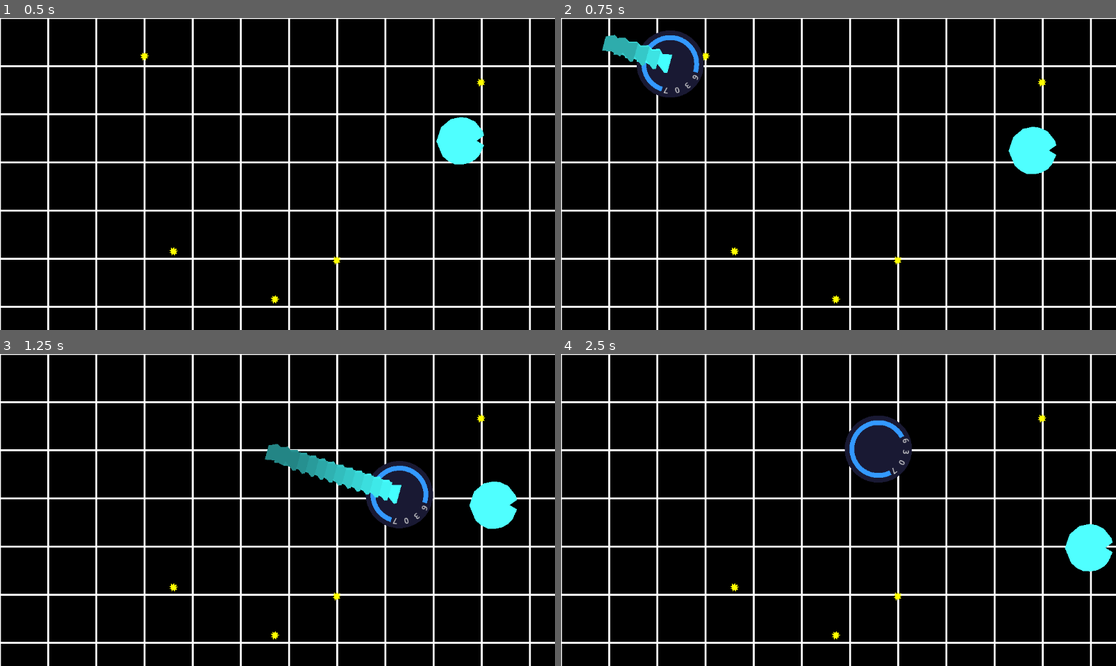
Above: before the commit, frames 1-4 (two rows, left to right).
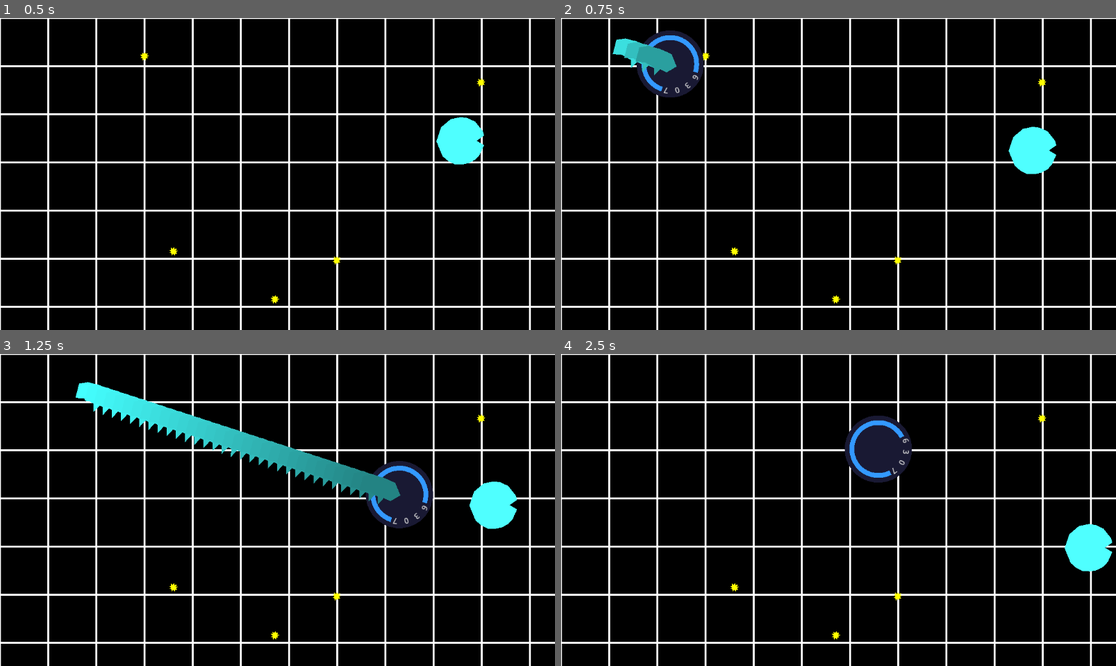
Above: after the commit, the same moments.

Repository: nuitsdesbassins2025/display-engine
Game: Godot game, scene res://Scenes/dogeball.tscn
Same seed, same stepped clock (60 frames per second), same inputs: the game is played once before the commit and once after it.
Inputs (mouse positions are in pixels of both pictures, inside the frame that each line leads up to):
- Up to frame 1 (0.5 s): no input
- Up to frame 2 (0.75 s): tap Enter at 0.5 s; move the mouse to (960, 158) at 0.52 s; hold D from 0.53 s (still down); tap F at 0.6 s; click (960, 158) at 0.67 s
- Up to frame 3 (1.25 s): keep holding D; tap G at 0.8 s
- Up to frame 4 (2.5 s): move the mouse to (727, 525) at 1.27 s; release D at 1.28 s; hold S 1.28-2.03 s; tap G at 1.35 s; click (727, 525) at 1.42 s; tap H at 1.55, 2.1 s; move the mouse to (894, 441) at 2.02 s; hold D from 2.03 s (still down); click (894, 441) at 2.17 s; tap F at 2.3 s

Frame 1 is identical in both runs. In frame 2, 0.7% of the frame differs, in the area x 7-21%, y 5-19%; in frame 3, 4.1%, in the area x 13-73%, y 8-49%; in frame 4, less than 0.1%.

Commit message:
Plein de choses
Notament les évènements, mais aussi du nettoyage, de la gestion de collisions etc....

Diff:
--- a/Scenes/dogeball.gd
+++ b/Scenes/dogeball.gd
@@ -39,7 +39,7 @@
 		move_player_to_click()
 
 func _on_move_player(id: String, target_position: Vector2):
-	print("ID : ", id, " spawned at : ", target_position)
+	# print("ID : ", id, " spawned at : ", target_position)
 	# Vérifie si le joueur existe déjà
 	if players.has(id):
 		# Le joueur existe, on le déplace
@@ -137,7 +137,7 @@
 		draw_line(Vector2(0, y), Vector2(viewport_size.x, y), grid_color, line_thickness)
 
 func move_player_to_click():
-	print("move")
+	#print("move")
 	var mouse_pos = get_global_mouse_position()
 	var viewport_size = get_viewport().get_visible_rect().size
 
--- a/entities/balle/balle.gd
+++ b/entities/balle/balle.gd
@@ -45,24 +45,30 @@
 		linear_velocity.x = abs(linear_velocity.x) * bounce_factor
 		position.x = ball_radius
 		_apply_proximity_repulsion(Vector2.RIGHT, viewport_size)
+		_on_ball_bounce("wall")
 
 	# Bord droit
 	elif position.x + ball_radius > viewport_size.x:
 		linear_velocity.x = -abs(linear_velocity.x) * bounce_factor
 		position.x = viewport_size.x - ball_radius
 		_apply_proximity_repulsion(Vector2.LEFT, viewport_size)
+		_on_ball_bounce("wall")
 
 	# Bord haut
 	if position.y - ball_radius < 0:
 		linear_velocity.y = abs(linear_velocity.y) * bounce_factor
 		position.y = ball_radius
 		_apply_proximity_repulsion(Vector2.DOWN, viewport_size)
+		_on_ball_bounce("wall")
 
 	# Bord bas
 	elif position.y + ball_radius > viewport_size.y:
 		linear_velocity.y = -abs(linear_velocity.y) * bounce_factor
 		position.y = viewport_size.y - ball_radius
 		_apply_proximity_repulsion(Vector2.UP, viewport_size)
+		_on_ball_bounce("wall")
+
+
 
 func _apply_proximity_repulsion(direction: Vector2, viewport_size: Vector2):
 	# Calcule la distance au mur le plus proche
@@ -101,3 +107,22 @@
 	print("collision detected")
 	print(body)
 	pass # Replace with function body.
+
+func _on_ball_bounce(with):
+	#print("Ball bounce ", position)
+	var event_datas = {"position": position, "with":with, "velocity":linear_velocity.length()}
+	var my_data = {"event_type": "ball_bounce", "event_datas":event_datas }
+	NetworkManager.transfer_datas("evenement", my_data)
+
+	pass
+
+
+func _on_area_2d_body_entered(body: Node2D) -> void:
+	if body.is_in_group("players"):
+		# Désactiver le RigidBody avant le rebond
+		#freeze = true
+		#collision_mask = 0
+		var player_key = body.player_key
+
+		print("Collision détectée par Area2D")
+		_on_ball_bounce(player_key)
--- a/entities/balle/balle.tscn
+++ b/entities/balle/balle.tscn
@@ -1,8 +1,11 @@
-[gd_scene load_steps=3 format=3 uid="uid://df1x7k5g75tum"]
+[gd_scene load_steps=4 format=3 uid="uid://df1x7k5g75tum"]
 
 [ext_resource type="Script" uid="uid://cywhw6oogt41j" path="res://entities/balle/balle.gd" id="1_2ir51"]
 
 [sub_resource type="CircleShape2D" id="CircleShape2D_2ir51"]
+
+[sub_resource type="CircleShape2D" id="CircleShape2D_wxx2w"]
+radius = 51.2878
 
 [node name="Balle" type="RigidBody2D"]
 scale = Vector2(5, 5)
@@ -18,4 +21,10 @@
 color = Color(0.309804, 1, 1, 1)
 polygon = PackedVector2Array(-0.4, -49.6, 13.8, -47.6, 29.8, -40, 45.4, -20.4, 48.2, -11.2, 32.8, -0.4, 48, 8.8, 38.8, 29, 30, 38.8, 16.4, 46.2, 2.6, 48.8, -12.6, 48.6, -26.2, 42, -38.2, 31.6, -51, 0.6, -41.4, -28.2, -21.2, -45.4)
 
+[node name="Area2D" type="Area2D" parent="."]
+
+[node name="CollisionShape2D" type="CollisionShape2D" parent="Area2D"]
+shape = SubResource("CircleShape2D_wxx2w")
+
 [connection signal="body_entered" from="." to="." method="_on_body_entered"]
+[connection signal="body_entered" from="Area2D" to="." method="_on_area_2d_body_entered"]
--- a/entities/bonus/bonus_spawner.gd
+++ b/entities/bonus/bonus_spawner.gd
@@ -40,6 +40,10 @@
 func _on_bonus_ramasse(joueur_nom, bonus_type):
 	print("Bonus ", bonus_type, " ramassé par ", joueur_nom)
 	# Démarrer le timer pour respawn
+	var event_datas = {"bonus_type": bonus_type, "player_id":joueur_nom}
+	var my_data = {"event_type": "bonus_pick", "event_datas":event_datas }
+	NetworkManager.transfer_datas("evenement", my_data)
+
 	timer_respawn.start()
 
 func _on_bonus_disparu():
--- a/entities/player/player.gd
+++ b/entities/player/player.gd
@@ -1,24 +1,19 @@
 extends CharacterBody2D
 class_name Player
 
-## SIGNALS
+## SIGNALS (simplifiés)
 signal player_touche_objet(objet_nom)
 signal player_dans_zone(zone_nom)
 signal snake_mode_changed(active: bool)
-signal snake_size_changed(new_size: int)
-
-## EXPORTS
+
+## EXPORTS (simplifiés)
 @export_category("Player Identity")
 @export var player_id: int = -1:
 	set(value):
 		player_id = value
 		_update_player_identity()
 
-@export var player_key: String = "0000":
-	set(value):
-		player_key = value
-		_update_player_identity()
-
+@export var player_key: String = "0000"
 
 @export_category("Appearance")
 @export var player_color: Color = Color.WHITE:
@@ -31,13 +26,6 @@
 	set(value):
 		snake_mode = value
 		_update_snake_mode()
-@export var snake_size: float = 0.1:  # Taille en pourcentage de l'écran (0.0 - 1.0)
-	set(value):
-		snake_size = clamp(value, 0.0, 1.0)
-		_update_snake_trail()
-@export var segment_spacing: float = 25.0  # Distance entre les segments en pixels
-@export var max_snake_size: int = 20
-@export var snake_segment_scene: PackedScene
 
 @export_category("Combat")
 @export var max_health: int = 10
@@ -63,28 +51,19 @@
 var inactivity_timer: Timer
 var last_position_update: float = 0.0
 var current_move_tween: Tween = null
-var previous_positions: Array[Vector2] = []
-var snake_segments: Array[Node2D] = []
 
 var actions_map: Dictionary = {}
-
-var path_points: Array[Vector2] = []  # Points du tracé
-var segment_orientations: Array[float] = []  # Orientations des segments
 var viewport_size: Vector2
-var max_trail_length: float  # Longueur max en pixels
-
-
 
 ## REFERENCES
 @onready var collision_shape: CollisionShape2D = $player_collision_shape
 @onready var sprite: Polygon2D = $player_skin
 @onready var shield: Polygon2D = $Shield/shield
-@onready var line_renderer: Line2D = $Line2D  # Optionnel pour visualiser le tracé
+@onready var snake_trail: SnakeTrail = $SnakeTrail
 
 #region INITIALIZATION
 func _ready():
 	viewport_size = get_viewport().get_visible_rect().size
-	max_trail_length = viewport_size.x * snake_size  # Longueur max en pixels
 
 	_setup_player()
 	_setup_inactivity_timer()
@@ -111,146 +90,41 @@
 		"heal": _do_heal,
 		"move": _do_move
 	}
-
-
-#endregion
-
-#region SNAKE MODE SYSTEM COMPLÈTEMENT REFONDU
+#endregion
+
+#region SNAKE MODE (délégué à SnakeTrail)
 func _initialize_snake_mode():
-	if snake_mode:
-		_clear_snake_trail()
-		path_points.clear()
-		segment_orientations.clear()
+	if snake_trail:
+		snake_trail.trail_color = player_color
+		snake_trail.snake_size = 0.1
 
 func _update_snake_mode():
 	snake_mode_changed.emit(snake_mode)
 
-	if snake_mode:
-		_clear_snake_trail()
-		path_points.clear()
-		segment_orientations.clear()
-	else:
-		_clear_snake_trail()
-
-func _update_snake_trail():
-	snake_size_changed.emit(snake_size)
-	max_trail_length = viewport_size.x * snake_size
-	_recalculate_snake_segments()
-
-func _update_player_orientation(direction: Vector2):
-	if direction.length() > 0.1:
-		rotation = direction.angle()
-		sprite.rotation = rotation
-
-func _add_path_point(position: Vector2):
-	# Ajouter le point au tracé
-	path_points.append(position)
-
-	# Calculer l'orientation si on a au moins 2 points
-	if path_points.size() >= 2:
-		var direction = (path_points[-1] - path_points[-2]).normalized()
-		segment_orientations.append(direction.angle())
-
-	# Maintenir la longueur totale du tracé
-	_maintain_trail_length()
-
-func _maintain_trail_length():
-	if path_points.size() < 2:
-		return
-
-	# Calculer la longueur totale actuelle
-	var total_length: float = 0.0
-	for i in range(path_points.size() - 1):
-		total_length += path_points[i].distance_to(path_points[i + 1])
-
-	# Supprimer les points les plus anciens si trop long
-	while total_length > max_trail_length and path_points.size() > 2:
-		var removed_length = path_points[0].distance_to(path_points[1])
-		path_points.remove_at(0)
-		if segment_orientations.size() > 0:
-			segment_orientations.remove_at(0)
-		total_length -= removed_length
-
-	_recalculate_snake_segments()
-func _recalculate_snake_segments():
-	if not snake_mode or path_points.size() < 2:
-		return
-
-	# Supprimer les anciens segments
-	_clear_snake_trail()
-
-	# Calculer les positions et orientations des nouveaux segments
-	var accumulated_length: float = 0.0
-	var segment_index: int = 0
-
-	# Parcourir les segments dans l'ordre inverse
-	for i in range(path_points.size() - 2, -1, -1):
-		var segment_start = path_points[i + 1]  # Inversé
-		var segment_end = path_points[i]        # Inversé
-		var segment_length = segment_start.distance_to(segment_end)
-		var segment_direction = (segment_end - segment_start).normalized()
-
-		# Placer des segments le long de ce segment du tracé
-		while accumulated_length < segment_length and segment_index * segment_spacing < max_trail_length:
-			var t = accumulated_length / segment_length
-			var segment_pos = segment_start.lerp(segment_end, t)
-			var segment_rot = segment_direction.angle()
-
-			_create_snake_segment(segment_pos, segment_rot, segment_index)
-
-			accumulated_length += segment_spacing
-			segment_index += 1
-
-		accumulated_length -= segment_length
-
-func _create_snake_segment(position: Vector2, rotation: float, index: int):
-	if snake_segment_scene == null:
-		return
-
-	var segment = snake_segment_scene.instantiate()
-
-		# Déterminer le parent en fonction de l'index
-
-	get_parent().add_child(segment)
-	#print(get_parent())
-
-#	$SnakeTrail.add_child(segment,true)
-
-
-	#get_parent().add_child(segment)  # Ajouter au parent pour éviter les problèmes de transformation
-	segment.global_position = position
-	segment.rotation = rotation
-
-	# Couleur en dégradé
-	var color_factor = float(index) / float(max_trail_length / segment_spacing)
-	segment.modulate = player_color.darkened(color_factor * 0.5)
-
-	snake_segments.append(segment)
-
-func _clear_snake_trail():
-	for segment in snake_segments:
-		segment.queue_free()
-	snake_segments.clear()
-#endregion
-
+	if snake_trail:
+		if snake_mode:
+			snake_trail.enable()
+		else:
+			snake_trail.disable()
+
+func agrandir_queue(value):
+	if snake_trail:
+		snake_trail.snake_size = min(snake_trail.snake_size + value, 1.0)
+#endregion
 
 #region PLAYER IDENTITY & APPEARANCE
 func _update_player_identity():
 	print("Player ID set to: ", player_id)
 
 func _update_appearance():
-
-	# Mettre à jour aussi la couleur des segments de serpent
-	for segment in snake_segments:
-		var index = snake_segments.find(segment)
-		segment.modulate = player_color.darkened(0.2 * (index + 1))
-
 	if sprite:
 		sprite.modulate = player_color
 
-#endregion
-
-#region MOVEMENT SYSTEM MODIFIÉ
+	if snake_trail:
+		snake_trail.trail_color = player_color
+#endregion
+
+#region MOVEMENT SYSTEM
 func move_to_position(target_position: Vector2):
 	var actual_position = Vector2(
 		target_position.x / 100.0 * viewport_size.x,
@@ -262,28 +136,23 @@
 	if not is_active:
 		set_active(true)
 
-	# Calculer la direction du mouvement
 	var direction = (actual_position - global_position).normalized()
 	_update_player_orientation(direction)
 
-	# Téléportation si très proche
-	if global_position.distance_to(actual_position) < 10.0:
-		global_position = actual_position
-		if snake_mode:
-			_add_path_point(global_position)
-		return
-
-	# Arrêter l'animation précédente
+	#if global_position.distance_to(actual_position) < 10.0:
+		#global_position = actual_position
+		#if snake_mode and snake_trail:
+			#snake_trail.update_trail(global_position)
+		#return
+
 	if current_move_tween:
 		current_move_tween.kill()
 
-	# Créer une nouvelle animation
 	current_move_tween = create_tween()
 	var distance = global_position.distance_to(actual_position)
 	var duration = clamp(distance / move_speed, 0.05, 0.3)
 
-	# Ajouter des points intermédiaires pour le tracé serpent
-	if snake_mode:
+	if snake_mode and snake_trail:
 		current_move_tween.tween_method(_update_position_with_trail, global_position, actual_position, duration)
 	else:
 		current_move_tween.tween_property(self, "global_position", actual_position, duration)
@@ -292,12 +161,24 @@
 
 func _update_position_with_trail(new_position: Vector2):
 	global_position = new_position
-	_add_path_point(new_position)
+	if snake_trail:
+		snake_trail.update_trail(new_position, rotation)
+
+
+
+func _update_player_orientation(direction: Vector2):
+	if direction.length() > 0.1:
+		rotation = direction.angle()
+		sprite.rotation = rotation
+		# Mettre à jour la traînée avec la nouvelle rotation
+		if snake_mode and snake_trail:
+			snake_trail.update_trail(global_position, rotation)
 
 func _on_move_finished():
 	current_move_tween = null
-	if snake_mode:
-		_add_path_point(global_position)
+	if snake_mode and snake_trail:
+		snake_trail.update_trail(global_position, rotation)
+
 #endregion
 
 #region ACTIVITY SYSTEM
@@ -319,7 +200,7 @@
 	check_inactivity()
 #endregion
 
-#region SHIELD SYSTEM
+#region SHIELD SYSTEM (inchangé)
 func trigger_shield():
 	if not can_use_shield:
 		return
@@ -348,7 +229,7 @@
 	can_use_shield = true
 #endregion
 
-#region TRACKING SYSTEM
+#region TRACKING SYSTEM (inchangé)
 func sync_tracking_client(track_id: String, cl_id: String, pos: Vector2):
 	tracking_id = track_id
 	client_id = cl_id
@@ -358,7 +239,7 @@
 		move_to_position(pos)
 #endregion
 
-#region ACTIONS SYSTEM
+#region ACTIONS SYSTEM (inchangé)
 func _do_shoot(data: Dictionary):
 	if ammo > 0:
 		ammo -= 1
@@ -369,18 +250,11 @@
 func _do_heal(data: Dictionary):
 	health = min(health + data.get("amount", 1), max_health)
 
-func agrandir_queue(value):
-	snake_size = min(snake_size + 0.1, 1.0)
-	pass
-
 func _do_move(data: Dictionary):
 	pass
 #endregion
 
 #region PROCESS FUNCTIONS
-func _process(delta):
-	pass
-
 func _input(event):
 	if event is InputEventKey and event.pressed:
 		_handle_debug_input(event)
@@ -392,17 +266,14 @@
 		KEY_S:
 			snake_mode = not snake_mode
 		KEY_D:
-			# Augmenter taille serpent (10% par pression)
-			snake_size = min(snake_size + 0.1, 1.0)
+			agrandir_queue(0.1)
 		KEY_F:
-			# Réduire taille serpent (10% par pression)
-			snake_size = max(snake_size - 0.1, 0.0)
+			if snake_trail:
+				snake_trail.snake_size = max(snake_trail.snake_size - 0.1, 0.0)
 		KEY_G:
-			# Ajuster l'espacement des segments
-			segment_spacing = clamp(segment_spacing + 1, 2, 20)
-			_recalculate_snake_segments()
+			if snake_trail:
+				snake_trail.segment_spacing = clamp(snake_trail.segment_spacing + 1, 2, 20)
 		KEY_H:
-			segment_spacing = clamp(segment_spacing - 1, 2, 20)
-			_recalculate_snake_segments()
-
-#endregion
+			if snake_trail:
+				snake_trail.segment_spacing = clamp(snake_trail.segment_spacing - 1, 2, 20)
+#endregion
--- a/entities/player/player.tscn
+++ b/entities/player/player.tscn
@@ -1,8 +1,9 @@
-[gd_scene load_steps=5 format=3 uid="uid://dr42r1hkdqa1n"]
+[gd_scene load_steps=6 format=3 uid="uid://dr42r1hkdqa1n"]
 
 [ext_resource type="Script" uid="uid://sbmkwj6bxagx" path="res://entities/player/player.gd" id="1_symyc"]
 [ext_resource type="PackedScene" uid="uid://dc10ggyvnqvvm" path="res://entities/player/snake/SegmentSerpent.tscn" id="2_abrql"]
 [ext_resource type="PackedScene" uid="uid://dqsoq5a06qq0h" path="res://entities/player/display/truckatedCircle.tscn" id="3_sglur"]
+[ext_resource type="Script" uid="uid://cghvi4og8rxyl" path="res://entities/player/snake.gd" id="4_bls4j"]
 
 [sub_resource type="CircleShape2D" id="CircleShape2D_symyc"]
 
@@ -10,9 +11,10 @@
 collision_mask = 30
 motion_mode = 1
 script = ExtResource("1_symyc")
-snake_segment_scene = ExtResource("2_abrql")
 
 [node name="SnakeTrail" type="Node2D" parent="."]
+script = ExtResource("4_bls4j")
+snake_segment_scene = ExtResource("2_abrql")
 
 [node name="player_collision_shape" type="CollisionShape2D" parent="."]
 scale = Vector2(5, 5)
--- /dev/null
+++ b/entities/player/snake.gd
@@ -0,0 +1,192 @@
+extends Node2D
+class_name SnakeTrail
+
+## SIGNALS
+signal snake_size_changed(new_size: int)
+
+## EXPORTS
+@export_category("Snake Trail")
+@export var snake_size: float = 0.1:
+	set(value):
+		snake_size = clamp(value, 0.0, 1.0)
+		_update_snake_trail()
+
+@export var segment_spacing: float = 25.0
+@export var max_snake_size: int = 20
+@export var snake_segment_scene: PackedScene
+@export var trail_color: Color = Color.WHITE:
+	set(value):
+		trail_color = value
+		_update_trail_color()
+
+## VARIABLES
+var viewport_size: Vector2
+var max_trail_length: float
+var snake_segments: Array[Node2D] = []
+var segment_positions: Array[Vector2] = []
+var segment_rotations: Array[float] = []
+
+func _ready():
+	viewport_size = get_viewport().get_visible_rect().size
+	max_trail_length = viewport_size.x * snake_size
+	_clear_snake_trail()
+
+func enable():
+	visible = true
+	process_mode = PROCESS_MODE_INHERIT
+
+func disable():
+	visible = false
+	process_mode = PROCESS_MODE_DISABLED
+	_clear_snake_trail()
+
+func update_trail(player_position: Vector2, player_rotation: float):
+	# Ajouter la position et rotation actuelles du joueur
+	segment_positions.append(player_position)
+	segment_rotations.append(player_rotation)
+
+	# Maintenir la longueur de la traînée
+	_maintain_trail_length()
+
+	# Mettre à jour les segments visuels
+	_update_snake_segments()
+
+func _maintain_trail_length():
+	if segment_positions.size() < 2:
+		return
+
+	# Calculer la longueur totale actuelle
+	var total_length: float = 0.0
+	for i in range(segment_positions.size() - 1):
+		total_length += segment_positions[i].distance_to(segment_positions[i + 1])
+
+	# Supprimer les segments les plus anciens si trop long
+	while total_length > max_trail_length and segment_positions.size() > 2:
+		var removed_length = segment_positions[0].distance_to(segment_positions[1])
+		segment_positions.remove_at(0)
+		segment_rotations.remove_at(0)
+		total_length -= removed_length
+
+	# Ajuster le nombre de segments visuels
+	_adjust_segment_count()
+
+func _adjust_segment_count():
+	if segment_positions.size() < 2:
+		_clear_snake_trail()
+		return
+
+	# Calculer le nombre de segments nécessaires basé sur la longueur totale
+	var total_length: float = 0.0
+	for i in range(segment_positions.size() - 1):
+		total_length += segment_positions[i].distance_to(segment_positions[i + 1])
+
+	var required_segments = ceil(total_length / segment_spacing)
+
+	# Ajouter ou supprimer des segments
+	if snake_segments.size() < required_segments:
+		_add_missing_segments(required_segments - snake_segments.size())
+	elif snake_segments.size() > required_segments:
+		_remove_excess_segments(snake_segments.size() - required_segments)
+
+	# Mettre à jour les positions des segments existants
+	_update_snake_segments()
+
+func _add_missing_segments(count: int):
+	for i in range(count):
+		var segment_index = snake_segments.size()
+		var segment_pos = _calculate_segment_position(segment_index)
+		var segment_rot = _calculate_segment_rotation(segment_index)
+
+		_create_snake_segment(segment_pos, segment_rot, segment_index)
+
+func _remove_excess_segments(count: int):
+	for i in range(count):
+		if snake_segments.size() > 0:
+			# Enlever le segment le plus ancien (premier de la liste)
+			var segment = snake_segments.pop_front()
+			segment.queue_free()
+
+			# Aussi enlever les données de position/rotation correspondantes
+			if segment_positions.size() > 0:
+				segment_positions.remove_at(0)
+			if segment_rotations.size() > 0:
+				segment_rotations.remove_at(0)
+
+func _calculate_segment_position(segment_index: int):
+	if segment_positions.size() < 2:
+		return Vector2.ZERO
+
+	var target_length = segment_index * segment_spacing
+	var accumulated_length: float = 0.0
+
+	for i in range(segment_positions.size() - 1):
+		var segment_start = segment_positions[i]
+		var segment_end = segment_positions[i + 1]
+		var segment_length = segment_start.distance_to(segment_end)
+
+		if accumulated_length + segment_length >= target_length:
+			var t = (target_length - accumulated_length) / segment_length
+			return segment_start.lerp(segment_end, t)
+
+		accumulated_length += segment_length
+
+	# Si on dépasse, retourner le dernier point
+	return segment_positions[-1]
+
+func _calculate_segment_rotation(segment_index: int):
+	if segment_rotations.size() == 0:
+		return 0.0
+
+	# Pour un effet plus smooth, on pourrait interpoler entre les rotations
+	# mais pour l'instant on prend la rotation du point correspondant
+	var point_index = min(segment_index, segment_rotations.size() - 1)
+	return segment_rotations[point_index]
+
+func _update_snake_segments():
+	for i in range(snake_segments.size()):
+		var segment_pos = _calculate_segment_position(i)
+		var segment_rot = _calculate_segment_rotation(i)
+
+		snake_segments[i].global_position = segment_pos
+		snake_segments[i].rotation = segment_rot
+
+		# Mettre à jour la couleur
+		var color_factor = float(i) / float(snake_segments.size())
+		snake_segments[i].modulate = trail_color.darkened(color_factor * 0.5)
+
+func _create_snake_segment(position: Vector2, rotation: float, index: int):
+	if snake_segment_scene == null:
+		return
+
+	var segment = snake_segment_scene.instantiate()
+	$".".add_child(segment)
+
+	# CRITIQUE : Rendre le segment indépendant du parent
+	segment.top_level = true
+	segment.global_position = position
+	segment.rotation = rotation
+
+	var color_factor = float(index) / float(max_trail_length / segment_spacing)
+	segment.modulate = trail_color.darkened(color_factor * 0.5)
+
+	snake_segments.append(segment)
+
+func _clear_snake_trail():
+	for segment in snake_segments:
+		segment.queue_free()
+	snake_segments.clear()
+	segment_positions.clear()
+	segment_rotations.clear()
+
+func _update_snake_trail():
+	snake_size_changed.emit(snake_size)
+	max_trail_length = viewport_size.x * snake_size
+	_adjust_segment_count()
+
+func _update_trail_color():
+	for i in range(snake_segments.size()):
+		var color_factor = float(i) / float(snake_segments.size())
+		snake_segments[i].modulate = trail_color.darkened(color_factor * 0.5)
+
+func clear():
+	_clear_snake_trail()
--- a/entities/player/snake/SegmentSerpent.tscn
+++ b/entities/player/snake/SegmentSerpent.tscn
@@ -4,12 +4,14 @@
 size = Vector2(39, 30)
 
 [node name="SegmentSerpent" type="Node2D"]
+rotation = 1.57079
 
 [node name="Polygon2D" type="Polygon2D" parent="."]
+rotation = -3.14159
 scale = Vector2(1.89189, 1.45161)
 color = Color(0.270588, 1, 1, 1)
-polygon = PackedVector2Array(0, -13, 1, 14, 11, 10, 16, 16, 24, 12, 28, 15, 37, 9, 36, -12, 26, -9, 15, -12, 14, -5, 3, -15)
+polygon = PackedVector2Array(0, -13, -8.45715, -0.688915, 1, 14, 7.92855, 15.1556, 16, 16, 23.7857, 15.1557, 28, 15, 37, 9, 36, -12, 26, -9, 15, -12, 12.1572, -23.4222, 7.9286, -11.7111)
 
 [node name="CollisionShape2D" type="CollisionShape2D" parent="."]
-position = Vector2(16.5, 0)
+position = Vector2(-19, -1.00004)
 shape = SubResource("RectangleShape2D_bwbp7")
--- a/main/network_manager.gd
+++ b/main/network_manager.gd
@@ -1,7 +1,7 @@
 extends Node
 
 # A mettre en true si on veuc afficher le débug de TOUTES les actions
-var debbug_datas = true
+var debbug_datas = false
 
 ## Gestion principale du réseau et de la compensation de latence
 ## - Communication WebSocket
@@ -375,3 +375,24 @@
 func send_data(data):
 	if websocket.get_ready_state() == WebSocketPeer.STATE_OPEN:
 		websocket.send_text(JSON.stringify(data))
+
+
+func transfer_datas(data_type: String, data: Dictionary) -> void:
+	print("Données reçues - Type: ", data_type, " Data: ", data)
+	# Traitez vos données ici
+	match data_type:
+		"evenement":
+			handle_event(data)
+		"message":
+				handle_message(data)
+		_:
+			print("Type de données inconnu: ", data_type)
+
+func handle_event(data: Dictionary) -> void:
+	print("event vers socket")
+	client.emit("godot_event", data)
+	pass
+
+func handle_message(data: Dictionary) -> void:
+	# Traitement des messages
+	pass
Not shown, added: entities/player/snake.gd.uid
